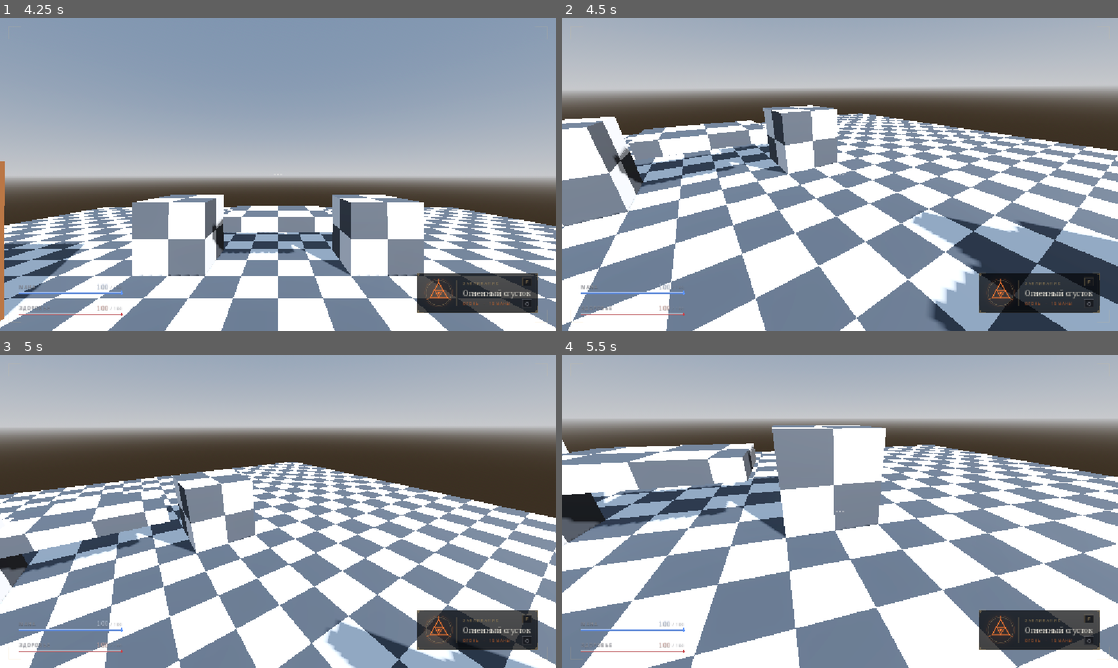
Above: before the commit, frames 1-4 (two rows, left to right).
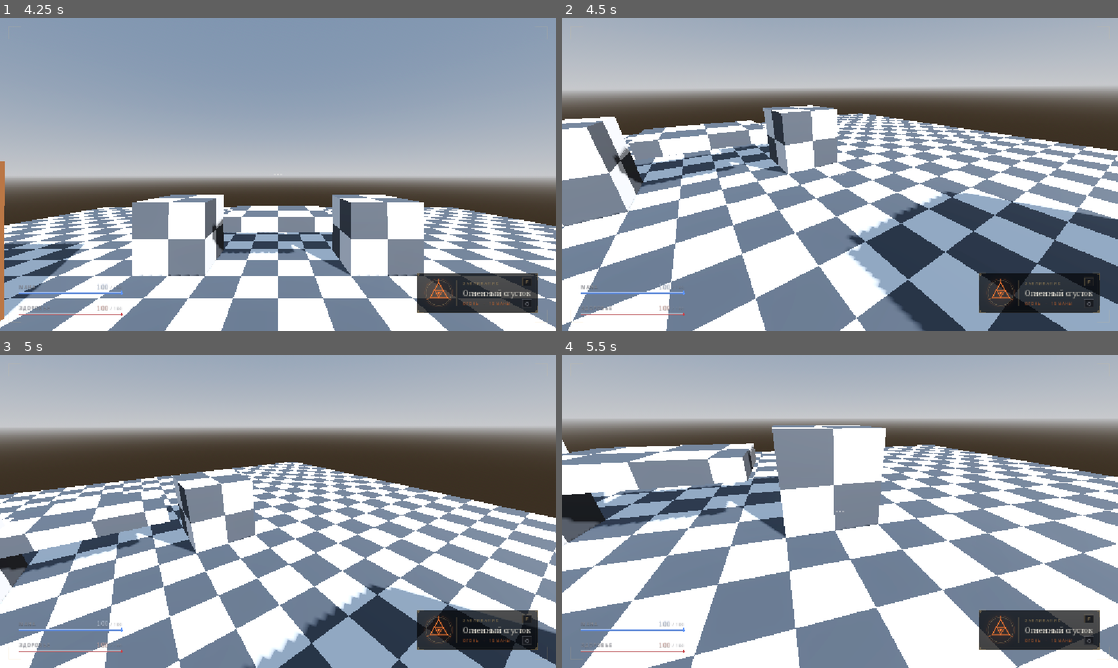
Above: after the commit, the same moments.

Repository: Tunwell1/test-game
Game: Godot game, scene res://main.tscn
Same seed, same stepped clock (60 frames per second), same inputs: the game is played once before the commit and once after it.
Inputs (mouse positions are in pixels of both pictures, inside the frame that each line leads up to):
- Up to frame 1 (4.25 s): tap Enter at 0.5 s; move the mouse to (250, 237) at 0.52 s; hold W (move_forward) 0.53-2.03 s; tap F (cast_spell) at 0.6 s; click (250, 237) at 0.67 s; tap Space (jump) at 0.77, 1.52, 3.02, 3.5, 3.77 s; move the mouse to (444, 221) at 1.27 s; tap Ctrl (crouch) at 1.35 s; move the mouse to (111, 127) at 2.02 s; hold A (move_left) 2.03-3.53 s; tap E (interact) at 2.1 s; move the mouse to (305, 174) at 2.77 s; tap Q (next_spell) at 2.85 s; click (305, 174) at 2.92 s; move the mouse to (194, 96) at 3.52 s; hold S (move_back) from 3.53 s (still down); tap 1 (pick_school_1) at 3.6 s
- Up to frame 2 (4.5 s): move the mouse to (867, 174) at 4.27 s; release S (move_back) at 4.28 s; hold W (move_forward) from 4.28 s (still down); tap 2 (pick_school_2) at 4.35 s
- Up to frame 3 (5 s): keep holding W (move_forward); tap Space (jump) at 4.52 s
- Up to frame 4 (5.5 s): keep holding W (move_forward); move the mouse to (812, 511) at 5.02 s; tap 3 (pick_school_3) at 5.1 s; click (812, 511) at 5.17 s

Frame 1 is identical in both runs. In frame 2, 7.5% of the frame differs, in the area x 51-100%, y 55-100%; in frame 3, 5.5%; in frame 4, nothing differs.

Commit message:
Fix wall room layout and stone materials
Co-authored-by: arena-agent <297053741+arena-agent@users.noreply.github.com>

Diff:
--- a/Models/Wall/Wall_room_demo.tscn
+++ b/Models/Wall/Wall_room_demo.tscn
@@ -8,14 +8,14 @@
 [node name="WallRoomDemo" type="Node3D"]
 
 [node name="DoorWall" type="StaticBody3D" parent="."]
-position = Vector3(-1.7, 0, 0.223)
+position = Vector3(-1.7, 0, -1.477)
 script = ExtResource("4_collision")
 
 [node name="Visual" parent="DoorWall" instance=ExtResource("1_door_wall")]
 scale = Vector3(0.5, 0.5, 0.5)
 
 [node name="BackWallTwoWindows" type="StaticBody3D" parent="."]
-position = Vector3(1.7, 0, -0.223)
+position = Vector3(1.7, 0, 1.477)
 rotation = Vector3(0, 3.141593, 0)
 script = ExtResource("4_collision")
 
@@ -23,7 +23,7 @@
 scale = Vector3(0.5, 0.5, 0.5)
 
 [node name="LeftWallOneWindow" type="StaticBody3D" parent="."]
-position = Vector3(0.223, 0, 1.7)
+position = Vector3(-1.477, 0, 1.7)
 rotation = Vector3(0, 1.570796, 0)
 script = ExtResource("4_collision")
 
@@ -31,7 +31,7 @@
 scale = Vector3(0.5, 0.5, 0.5)
 
 [node name="RightWallOneWindow" type="StaticBody3D" parent="."]
-position = Vector3(-0.223, 0, -1.7)
+position = Vector3(1.477, 0, -1.7)
 rotation = Vector3(0, -1.570796, 0)
 script = ExtResource("4_collision")
 
--- a/Models/Wall/wall_panel_collision.gd
+++ b/Models/Wall/wall_panel_collision.gd
@@ -1,7 +1,9 @@
 extends StaticBody3D
 
-## Builds a concave static collider from the imported wall meshes at runtime.
-## This preserves the door and window openings instead of filling them with a box.
+const STONE_ALBEDO: Texture2D = preload("res://Models/Wall/Default_wall/albedo.png")
+
+## Applies a readable stone material and builds concave static colliders from the
+## imported meshes, preserving the door and window openings.
 func _ready() -> void:
 	var mesh_instances: Array[MeshInstance3D] = []
 	_collect_mesh_instances(self, mesh_instances)
@@ -10,6 +12,8 @@
 	for mesh_instance in mesh_instances:
 		if mesh_instance.mesh == null:
 			continue
+
+		_apply_wall_materials(mesh_instance)
 
 		var shape := mesh_instance.mesh.create_trimesh_shape()
 		if shape == null:
@@ -22,6 +26,47 @@
 		add_child(collision)
 
 
+func _apply_wall_materials(mesh_instance: MeshInstance3D) -> void:
+	for surface_index in range(mesh_instance.mesh.get_surface_count()):
+		var source := mesh_instance.mesh.surface_get_material(surface_index)
+		if source == null:
+			continue
+
+		var material := StandardMaterial3D.new()
+		if source is StandardMaterial3D:
+			material = (source as StandardMaterial3D).duplicate() as StandardMaterial3D
+		if material == null:
+			material = StandardMaterial3D.new()
+
+		var material_name := source.resource_name.to_lower()
+		var original_color := Color.WHITE
+		if source is BaseMaterial3D:
+			original_color = (source as BaseMaterial3D).albedo_color
+
+		var is_stone := material_name.begins_with("color_") or _is_blue_stone(original_color)
+		if is_stone:
+			material.albedo_texture = STONE_ALBEDO
+			material.albedo_color = Color.WHITE
+			material.roughness = 0.95
+		elif material_name.begins_with("glass"):
+			material.transparency = BaseMaterial3D.TRANSPARENCY_ALPHA
+			material.albedo_color = Color(0.64, 0.79, 0.88, 0.32)
+			material.roughness = 0.16
+		elif maxf(original_color.r, maxf(original_color.g, original_color.b)) < 0.18:
+			material.albedo_color = Color(0.38, 0.37, 0.35, 1.0)
+
+		mesh_instance.set_surface_override_material(surface_index, material)
+
+
+func _is_blue_stone(color: Color) -> bool:
+	return (
+		color.r < 0.22
+		and color.g > color.r * 1.15
+		and color.b > color.r * 1.3
+		and color.b < 0.35
+	)
+
+
 func _collect_mesh_instances(node: Node, result: Array[MeshInstance3D]) -> void:
 	for child in node.get_children():
 		if child is MeshInstance3D:
